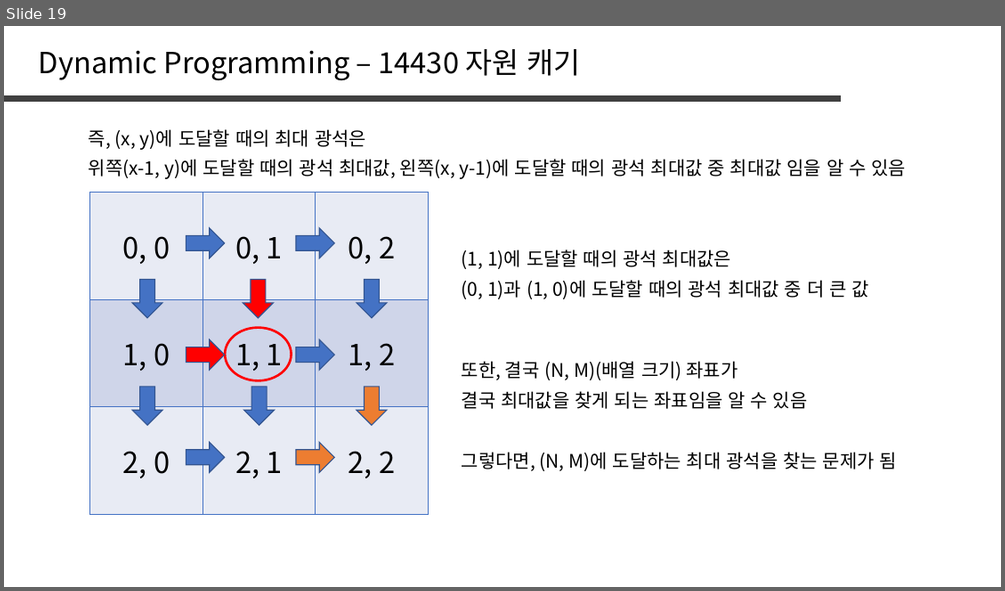
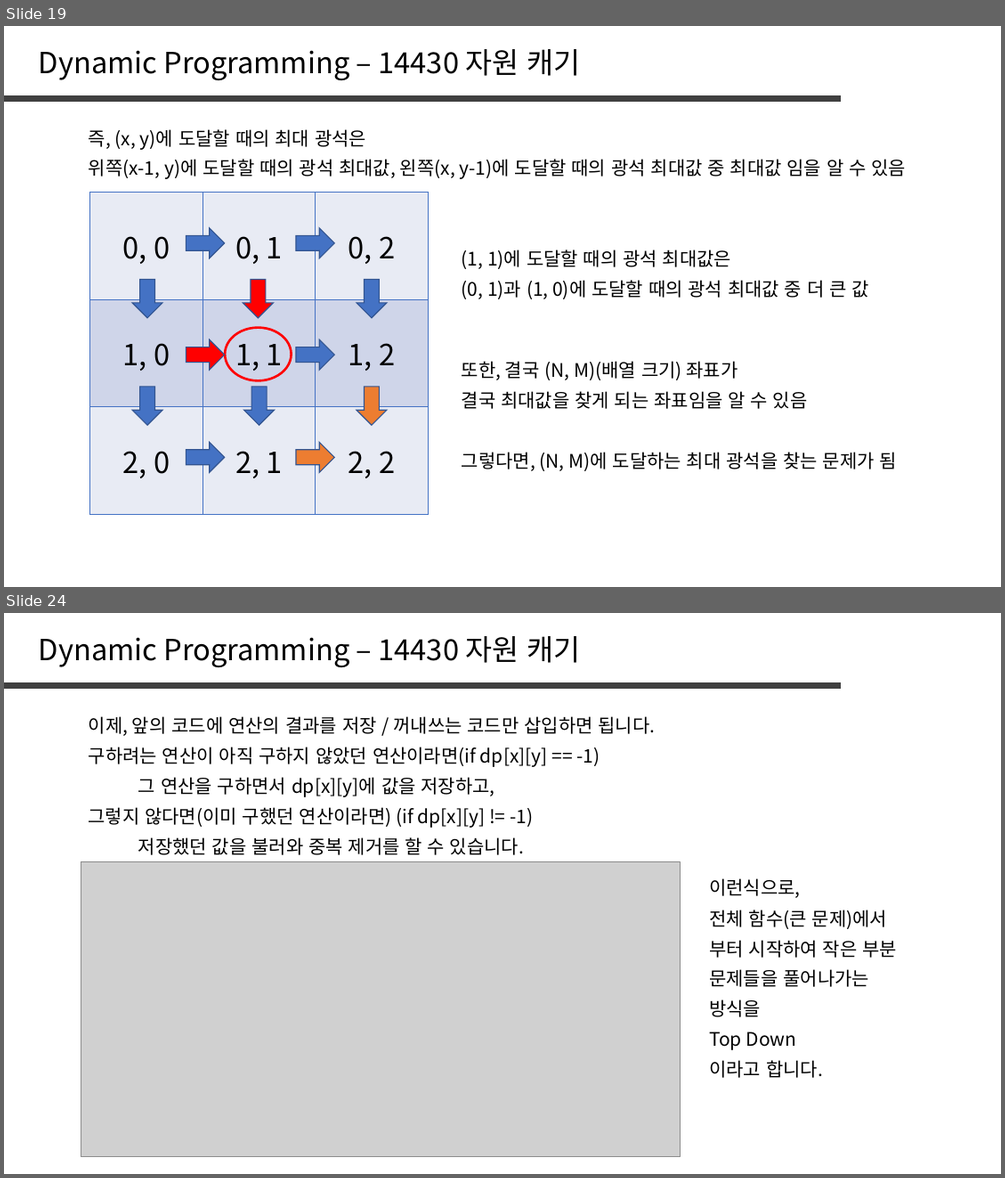
Before and after one commit to jaehoo1/PS-study, a slide deck: study/5_Dynamic Programming.pptx. Shown one above the other, each under a label of ours: slide 19 before the commit, slides 19 and 24 after it; the slides between them are not shown. The pictures are 1005x591 and 1005x1178 pixels, drawn with LibreOffice and Linux fonts; fonts in the diff are those of the drawing; grey boxes stand for pictures. Boxes give left, top, right and bottom in pixels: in the first picture for what was removed or moved away, otherwise in the second. Text is boxed around its words. In the diff, an @@ line names an element or a change of style, - is before the commit and + after.

```diff
--- a/study/5_Dynamic Programming.pptx
+++ b/study/5_Dynamic Programming.pptx
@@ slide 24 added at <box>4,613,1001,1174</box>, background #FFFFFF @@
@@ text added at <box>39,636,581,667</box>, 28 pt, text #000000 @@
+Dynamic Programming – 14430 자원 캐기
@@ line added from (4, 686) to (841, 686), #404040 6 pt @@
@@ text added at <box>89,716,655,736</box>, 18 pt, text #000000 @@
+이제, 앞의 코드에 연산의 결과를 저장 / 꺼내쓰는 코드만 삽입하면 됩니다.
@@ text added at <box>89,747,599,767</box>, 18 pt, text #000000 @@
+구하려는 연산이 아직 구하지 않았던 연산이라면(if dp[x][y] == -1)
@@ text added at <box>138,777,495,797</box>, 18 pt, text #000000 @@
+그 연산을 구하면서 dp[x][y]에 값을 저장하고,
@@ text added at <box>89,807,533,827</box>, 18 pt, text #000000 @@
+그렇지 않다면(이미 구했던 연산이라면) (if dp[x][y] != -1)
@@ text added at <box>138,837,524,855</box>, 18 pt, text #000000 @@
+저장했던 값을 불러와 중복 제거를 할 수 있습니다.
@@ picture added at <box>81,861,680,1157</box> @@
@@ text added at <box>709,878,800,898</box>, 18 pt, text #000000 @@
+이런식으로,
@@ text added at <box>709,909,887,929</box>, 18 pt, text #000000 @@
+전체 함수(큰 문제)에서
@@ text added at <box>709,940,897,957</box>, 18 pt, text #000000 @@
+부터 시작하여 작은 부분
@@ text added at <box>709,969,869,987</box>, 18 pt, text #000000 @@
+문제들을 풀어나가는
@@ text added at <box>709,999,760,1017</box>, 18 pt, text #000000 @@
+방식을
@@ text added at <box>709,1031,797,1050</box>, 18 pt, text #000000 @@
+Top Down
@@ text added at <box>709,1060,823,1078</box>, 18 pt, text #000000 @@
+이라고 합니다.
```
Also in this commit, not shown: 1 slide changed, 4 other slides added.
